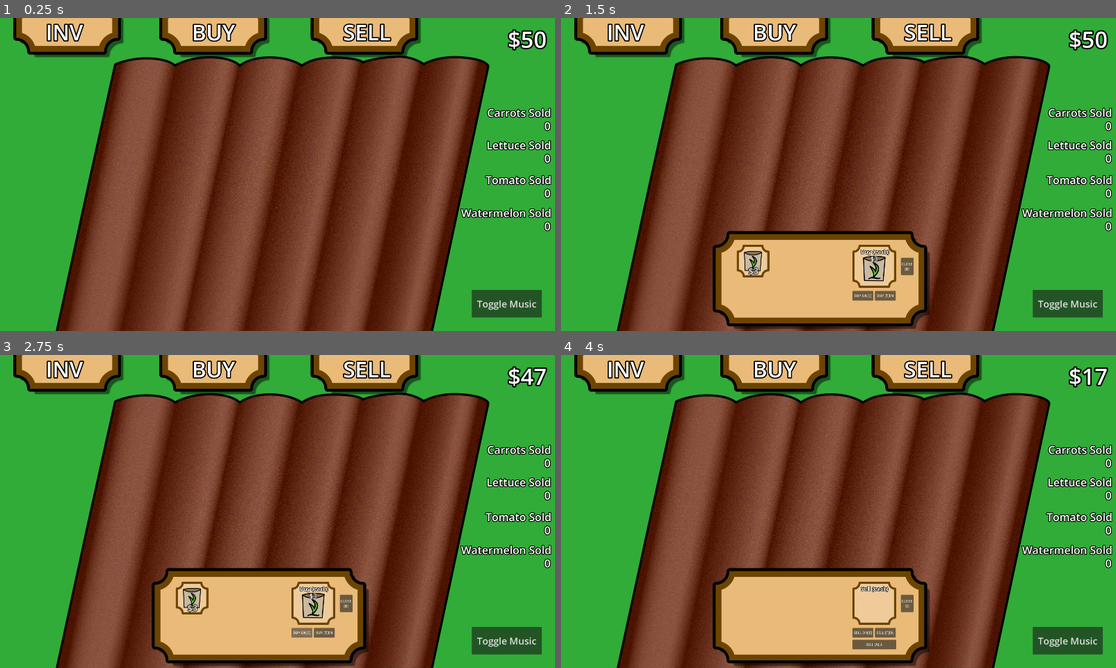
Above: before the commit, frames 1-4 (two rows, left to right).
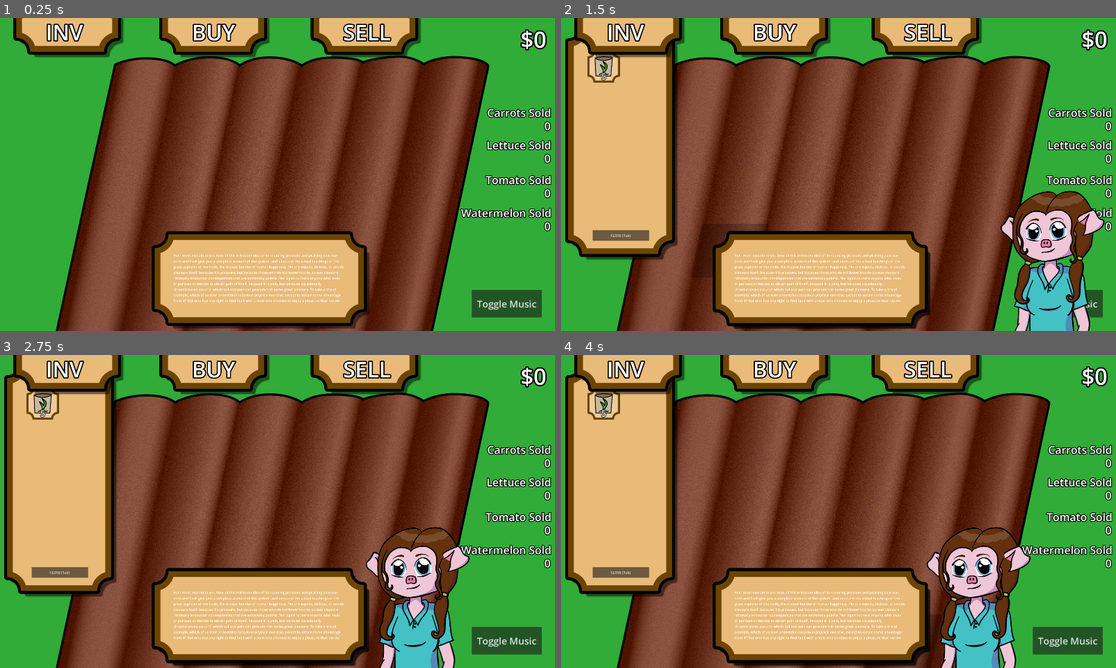
Above: after the commit, the same moments.

Repository: Saryah/oinkjam2026
Game: Godot game, scene res://main.tscn
Two runs of this game, one before a commit and one after it. Both use one fixed random seed, a clock stepped at 60 frames per second and the inputs below. The engine's default icon, where the game draws it, is replaced by a stand-in: a white triangle on a blue panel in a dark square.
Inputs (mouse positions are in pixels of both pictures, inside the frame that each line leads up to):
- Up to frame 1 (0.25 s): no input
- Up to frame 2 (1.5 s): click (771, 33) at 0.5 s; click (755, 262) at 1.25 s
- Up to frame 3 (2.75 s): click "BUY ON[E]" at 2 s
- Up to frame 4 (4 s): click "BUY [T]EN" at 2.75 s; click (927, 370) at 3.5 s

The runs differ from the first frame. In frame 1, 12% of the frame differs, in the area x 27-99%, y 3-100%; in frame 2, 23%, in the area x 0-99%, y 3-100%; in frame 3, 22%; in frame 4, 22%.

Commit message:
imported all sounds and added triggers for buttons, plant and harvest

Diff:
--- a/gamecontroller.gd
+++ b/gamecontroller.gd
@@ -25,8 +25,8 @@
 
 	"lettuce": preload("uid://bdvtr7geaon8a"),
 	"tomato": preload("uid://cib8tng2subt5"),
-	"carrot": preload("uid://dgv8geihryml"), #TODO fix uid
-	"watermelon": preload("uid://bdvtr7geaon8a"), #TODO fix uid
+	"carrot": preload("uid://dgv8geihryml"),
+	"watermelon": preload("uid://ddwy4a7wjysy2"),
 
 }
 
@@ -36,7 +36,7 @@
 @export var inv: Inv
 @export var item: InvItem
 @export var shop_inv: ShopInv
-@export var monies: int = 50
+@export var monies: int = 0
 @export var carrot_sold: int = 0
 @export var lettuce_sold: int = 0
 @export var tomato_sold: int = 0
@@ -99,6 +99,7 @@
 	inv.insert(plant.item)
 	plant.get_parent().remove_child(plant)
 	plant.queue_free()
+	sfx_harvest.playing = true
 
 
 func clear_inv_mode():
@@ -115,25 +116,27 @@
 
 
 func seed_unlock_check():
-	if carrot_sold >= 2 and lettuce_unlocked == false:
+	if carrot_sold >= 20 and lettuce_unlocked == false:
 		shop_inv.shop_insert(seeds_prefabs["lettuce"], 9999999)
 		lettuce_unlocked = true
-		monies -= 0
+		monies -= 75
 		#run cutscene???
-	elif lettuce_sold >= 2 and tomato_unlocked == false:
+	elif lettuce_sold >= 30 and tomato_unlocked == false:
 		shop_inv.shop_insert(seeds_prefabs["tomato"], 9999999)
 		tomato_unlocked = true
-	elif tomato_sold >= 2 and watermelon_unlocked == false:
+		monies -= 250
+		#run cutscene???
+	elif tomato_sold >= 50 and watermelon_unlocked == false:
 		shop_inv.shop_insert(seeds_prefabs["watermelon"], 9999999)
 		watermelon_unlocked = true
+		monies -= 750
+		#run cutscene???
 
 func _on_mute_button_pressed() -> void:
+	sfx_button_click.playing = true
 	if !music_muted:
 		music_muted = true
 		music.volume_linear = 0
 	else:
 		music_muted = false
 		music.volume_linear = 0.65
-
-
-#cutscene_01 ():
--- a/inv_ui.gd
+++ b/inv_ui.gd
@@ -16,6 +16,7 @@
 
 func _process(delta):
 	if Input.is_action_just_pressed("tab"):
+		gc.sfx_button_click.playing = true
 		if is_open:
 			close()
 		else:
@@ -46,10 +47,12 @@
 	gc.clear_inv_mode()
 
 func inv_close_button_pressed() -> void:
+	gc.sfx_button_click.playing = true
 	close()
 
 
 func _on_inv_ui_btn_button_pressed() -> void:
+	gc.sfx_button_click.playing = true
 	if is_open:
 		close()
 	else:
--- a/inv_ui_slot.gd
+++ b/inv_ui_slot.gd
@@ -8,6 +8,8 @@
 @onready var sell_label: Label = $"../../../../shop_sell/NinePatchRect/sell_panel/NinePatchRect/sell_item_label"
 @onready var sell_price_label: Label = $"../../../../shop_sell/NinePatchRect/sell_panel/NinePatchRect/sell_item_price_label"
 @onready var shop_sell: Control = $"../../.."
+@onready var gc: Node2D = $"../../../.."
+
 
 
 func update(slot: InvSlot):
@@ -26,6 +28,7 @@
 
 
 func _on_button_pressed():
+	gc.sfx_button_click.playing = true
 	sell_sprite.texture = item_visual.texture
 	shop_sell.item = _slot.item
 	shop_sell.sell_label.text = amount_text.text
--- a/main.tscn
+++ b/main.tscn
@@ -12,14 +12,102 @@
 [ext_resource type="AudioStream" uid="uid://d3kgusnx0j366" path="res://Sounds/plant/plant-01.mp3" id="9_efxa6"]
 [ext_resource type="AudioStream" uid="uid://j7ssjripm27w" path="res://Sounds/plant/plant-02.mp3" id="10_dg77c"]
 [ext_resource type="AudioStream" uid="uid://dqvwedx73howq" path="res://Sounds/plant/plant-03.mp3" id="11_ycdy4"]
+[ext_resource type="AudioStream" uid="uid://bve03wll15d0o" path="res://Sounds/plant/plant-11.mp3" id="12_4w656"]
 [ext_resource type="AudioStream" uid="uid://i1p5oimgun25" path="res://Sounds/music/PigsGarden.mp3" id="12_dg77c"]
+[ext_resource type="AudioStream" uid="uid://day2k3c447c0w" path="res://Sounds/plant/plant-12.mp3" id="13_e71vb"]
 [ext_resource type="Texture2D" uid="uid://fd15epvvjrk2" path="res://Assets/mc_normal.png" id="13_ycdy4"]
+[ext_resource type="AudioStream" uid="uid://bspyrvwxh8v4i" path="res://Sounds/plant/plant-13.mp3" id="14_rnkwl"]
+[ext_resource type="AudioStream" uid="uid://dpsveh0otqbpm" path="res://Sounds/plant/plant-14.mp3" id="15_vke2r"]
+[ext_resource type="AudioStream" uid="uid://cfkym4tlci1qg" path="res://Sounds/plant/plant-15.mp3" id="16_uit24"]
+[ext_resource type="AudioStream" uid="uid://i0gbooo52rfq" path="res://Sounds/plant/plant-04.mp3" id="18_ruth0"]
+[ext_resource type="AudioStream" uid="uid://cjgb0b7eg4v87" path="res://Sounds/plant/plant-05.mp3" id="19_rm4vd"]
+[ext_resource type="AudioStream" uid="uid://djhhtionj7s1y" path="res://Sounds/plant/plant-06.mp3" id="20_pjyto"]
+[ext_resource type="AudioStream" uid="uid://veorlja7k3q3" path="res://Sounds/plant/plant-07.mp3" id="21_sm6fg"]
+[ext_resource type="AudioStream" uid="uid://bp2muj2elhe3t" path="res://Sounds/plant/plant-08.mp3" id="22_b17eg"]
+[ext_resource type="AudioStream" uid="uid://cois7iys6q2ge" path="res://Sounds/plant/plant-09.mp3" id="23_ntx8l"]
+[ext_resource type="AudioStream" uid="uid://dmfc18wogb8kw" path="res://Sounds/plant/plant-10.mp3" id="24_uatky"]
+[ext_resource type="AudioStream" uid="uid://cy6esd4trxlj6" path="res://Sounds/harvest/harvest-01.mp3" id="25_rqtf5"]
+[ext_resource type="AudioStream" uid="uid://bras8yekv6sp0" path="res://Sounds/harvest/harvest-02.mp3" id="26_1vm84"]
+[ext_resource type="AudioStream" uid="uid://daxg6fnas2ix3" path="res://Sounds/harvest/harvest-11.mp3" id="27_wu3dr"]
+[ext_resource type="AudioStream" uid="uid://dl721guupd5y" path="res://Sounds/harvest/harvest-12.mp3" id="28_cyx1q"]
+[ext_resource type="AudioStream" uid="uid://jaf7fg6n311i" path="res://Sounds/harvest/harvest-13.mp3" id="29_0dhbp"]
+[ext_resource type="AudioStream" uid="uid://cw816v106se4k" path="res://Sounds/harvest/harvest-14.mp3" id="30_jx0wj"]
+[ext_resource type="AudioStream" uid="uid://ch4q80a00r1v0" path="res://Sounds/harvest/harvest-15.mp3" id="31_kkkcx"]
+[ext_resource type="AudioStream" uid="uid://cpvo27yx0kkrt" path="res://Sounds/harvest/harvest-03.mp3" id="32_34ol3"]
+[ext_resource type="AudioStream" uid="uid://bbcoyakcv6e48" path="res://Sounds/harvest/harvest-04.mp3" id="33_c2n8d"]
+[ext_resource type="AudioStream" uid="uid://bvplelkx2duot" path="res://Sounds/harvest/harvest-05.mp3" id="34_wy5fy"]
+[ext_resource type="AudioStream" uid="uid://bf43nudpqfykw" path="res://Sounds/harvest/harvest-06.mp3" id="35_gx4rg"]
+[ext_resource type="AudioStream" uid="uid://d2jpx4je0js05" path="res://Sounds/harvest/harvest-07.mp3" id="36_5dllo"]
+[ext_resource type="AudioStream" uid="uid://cqvxod38pkx8d" path="res://Sounds/harvest/harvest-08.mp3" id="37_phcyf"]
+[ext_resource type="AudioStream" uid="uid://66teqdb1g68d" path="res://Sounds/harvest/harvest-09.mp3" id="38_birbe"]
+[ext_resource type="AudioStream" uid="uid://dmsp7brno25qw" path="res://Sounds/harvest/harvest-10.mp3" id="39_f1p13"]
+[ext_resource type="AudioStream" uid="uid://dvg1fj5ktf857" path="res://Sounds/button/button-01.mp3" id="40_4obbf"]
+[ext_resource type="AudioStream" uid="uid://cjxut5ql3l3e0" path="res://Sounds/button/button-02.mp3" id="41_ovcoh"]
+[ext_resource type="AudioStream" uid="uid://cc5nf1t4akdoi" path="res://Sounds/button/button-11.mp3" id="42_ppx11"]
+[ext_resource type="AudioStream" uid="uid://db12nc4yfo54q" path="res://Sounds/button/button-12.mp3" id="43_1yv1y"]
+[ext_resource type="AudioStream" uid="uid://dypleejutd32n" path="res://Sounds/button/button-13.mp3" id="44_5yh34"]
+[ext_resource type="AudioStream" uid="uid://cnvrh8klnxj75" path="res://Sounds/button/button-14.mp3" id="45_pjuso"]
+[ext_resource type="AudioStream" uid="uid://c6qd0vx22ewu8" path="res://Sounds/button/button-03.mp3" id="46_23xmf"]
+[ext_resource type="AudioStream" uid="uid://02c8dp5lsh8h" path="res://Sounds/button/button-04.mp3" id="47_swlj1"]
+[ext_resource type="AudioStream" uid="uid://tu5rf48aj4t5" path="res://Sounds/button/button-05.mp3" id="48_yysqy"]
+[ext_resource type="AudioStream" uid="uid://ctirufi5ql7hf" path="res://Sounds/button/button-06.mp3" id="49_n5t1e"]
+[ext_resource type="AudioStream" uid="uid://dnascqymlkufg" path="res://Sounds/button/button-07.mp3" id="50_h6isl"]
+[ext_resource type="AudioStream" uid="uid://bgl5atpf1hru0" path="res://Sounds/button/button-08.mp3" id="51_53bls"]
+[ext_resource type="AudioStream" uid="uid://b45imdyxyl8rn" path="res://Sounds/button/button-09.mp3" id="52_lwnsi"]
+[ext_resource type="AudioStream" uid="uid://dlivpvs4rlkki" path="res://Sounds/button/button-10.mp3" id="53_41lik"]
 
 [sub_resource type="AudioStreamRandomizer" id="AudioStreamRandomizer_w48qg"]
-streams_count = 3
+streams_count = 15
 stream_0/stream = ExtResource("9_efxa6")
 stream_1/stream = ExtResource("10_dg77c")
 stream_2/stream = ExtResource("11_ycdy4")
+stream_3/stream = ExtResource("18_ruth0")
+stream_4/stream = ExtResource("19_rm4vd")
+stream_5/stream = ExtResource("20_pjyto")
+stream_6/stream = ExtResource("21_sm6fg")
+stream_7/stream = ExtResource("22_b17eg")
+stream_8/stream = ExtResource("23_ntx8l")
+stream_9/stream = ExtResource("24_uatky")
+stream_10/stream = ExtResource("12_4w656")
+stream_11/stream = ExtResource("13_e71vb")
+stream_12/stream = ExtResource("14_rnkwl")
+stream_13/stream = ExtResource("15_vke2r")
+stream_14/stream = ExtResource("16_uit24")
+
+[sub_resource type="AudioStreamRandomizer" id="AudioStreamRandomizer_jbvwl"]
+streams_count = 15
+stream_0/stream = ExtResource("25_rqtf5")
+stream_1/stream = ExtResource("26_1vm84")
+stream_2/stream = ExtResource("32_34ol3")
+stream_3/stream = ExtResource("33_c2n8d")
+stream_4/stream = ExtResource("34_wy5fy")
+stream_5/stream = ExtResource("35_gx4rg")
+stream_6/stream = ExtResource("36_5dllo")
+stream_7/stream = ExtResource("37_phcyf")
+stream_8/stream = ExtResource("38_birbe")
+stream_9/stream = ExtResource("39_f1p13")
+stream_10/stream = ExtResource("27_wu3dr")
+stream_11/stream = ExtResource("28_cyx1q")
+stream_12/stream = ExtResource("29_0dhbp")
+stream_13/stream = ExtResource("30_jx0wj")
+stream_14/stream = ExtResource("31_kkkcx")
+
+[sub_resource type="AudioStreamRandomizer" id="AudioStreamRandomizer_sn1fb"]
+streams_count = 14
+stream_0/stream = ExtResource("40_4obbf")
+stream_1/stream = ExtResource("41_ovcoh")
+stream_2/stream = ExtResource("46_23xmf")
+stream_3/stream = ExtResource("47_swlj1")
+stream_4/stream = ExtResource("48_yysqy")
+stream_5/stream = ExtResource("49_n5t1e")
+stream_6/stream = ExtResource("50_h6isl")
+stream_7/stream = ExtResource("51_53bls")
+stream_8/stream = ExtResource("52_lwnsi")
+stream_9/stream = ExtResource("53_41lik")
+stream_10/stream = ExtResource("42_ppx11")
+stream_11/stream = ExtResource("43_1yv1y")
+stream_12/stream = ExtResource("44_5yh34")
+stream_13/stream = ExtResource("45_pjuso")
 
 [sub_resource type="Animation" id="Animation_ycdy4"]
 length = 0.001
@@ -801,10 +889,10 @@
 stream = SubResource("AudioStreamRandomizer_w48qg")
 
 [node name="harvest" type="AudioStreamPlayer2D" parent="AudioListener2D" unique_id=1452352187]
-stream = ExtResource("9_efxa6")
+stream = SubResource("AudioStreamRandomizer_jbvwl")
 
 [node name="button_click" type="AudioStreamPlayer2D" parent="AudioListener2D" unique_id=386404780]
-stream = ExtResource("9_efxa6")
+stream = SubResource("AudioStreamRandomizer_sn1fb")
 
 [node name="music" type="AudioStreamPlayer2D" parent="AudioListener2D" unique_id=1860076349]
 stream = ExtResource("12_dg77c")
@@ -826,13 +914,11 @@
 libraries/ = SubResource("AnimationLibrary_vivmo")
 
 [node name="McNormal" type="Sprite2D" parent="cutscene01/AnimationPlayer" unique_id=1475220445]
-visible = false
 position = Vector2(1567, 433.99997)
 scale = Vector2(0.73301524, 0.7330154)
 texture = ExtResource("13_ycdy4")
 
 [node name="NinePatchRect" type="NinePatchRect" parent="cutscene01/AnimationPlayer" unique_id=1869980524]
-visible = false
 offset_left = -576.0
 offset_top = 261.0
 offset_right = 445.0
@@ -844,7 +930,6 @@
 patch_margin_bottom = 130
 
 [node name="MarginContainer" type="MarginContainer" parent="cutscene01/AnimationPlayer/NinePatchRect" unique_id=1717213637]
-visible = false
 layout_mode = 1
 anchors_preset = 15
 anchor_right = 1.0
@@ -859,7 +944,6 @@
 theme_override_constants/margin_bottom = 100
 
 [node name="Label" type="Label" parent="cutscene01/AnimationPlayer/NinePatchRect/MarginContainer" unique_id=1323023841]
-visible = false
 layout_mode = 2
 size_flags_horizontal = 3
 size_flags_vertical = 1
--- a/plantablespot.gd
+++ b/plantablespot.gd
@@ -33,7 +33,7 @@
 
 func _on_input_event(viewport: Node, event: InputEvent, shape_idx: int) -> void:
 	if event is InputEventMouseButton and event.button_index == MOUSE_BUTTON_LEFT and event.pressed:
-		#This is what happens when you click a plantable spot
+		gc.sfx_button_click.playing = true
 		if marker.get_child_count() == 0:
 			if gc.plantable_marker:
 				gc.clear_inv_mode()
--- a/shop_buy.gd
+++ b/shop_buy.gd
@@ -25,20 +25,12 @@
 
 func _input(event):
 	if Input.is_action_just_pressed("b"):
+		gc.sfx_button_click.playing = true
 		if shop_buy_is_open:
 			close()
 		else:
 			shop_sell.close()
 			open()
-
-func _shortcut_one(event):
-	if Input.is_action_just_pressed("e") and shop_buy_is_open == true:
-		_on_buy_one_button_pressed()
-
-func _shortcut_ten(event):
-	if Input.is_action_just_pressed("t") and shop_buy_is_open == true:
-		_on_buy_ten_button_pressed()
-
 
 func update_slots():
 	for i in range(min(shop_inv.shop_slots.size(), shop_slots.size())):
@@ -61,10 +53,12 @@
 
 
 func shop_close_button_pressed() -> void:
+	gc.sfx_button_click.playing = true
 	close()
 
 
 func _on_buy_one_button_pressed() -> void:
+	gc.sfx_button_click.playing = true
 	if item and (gc.monies - item.buy_price) >= 0:
 		gc.buy_item(1)
 		gc.update_monies()
@@ -72,12 +66,14 @@
 
 
 func _on_buy_ten_button_pressed() -> void:
+	gc.sfx_button_click.playing = true
 	if item and (gc.monies - (item.buy_price * 10)) >= 0:
 		gc.buy_item(10)
 		gc.update_monies()
 
 
 func _on_buy_ui_button_pressed() -> void:
+	gc.sfx_button_click.playing = true
 	if shop_buy_is_open:
 		close()
 	else:
--- a/shop_buy_slot.gd
+++ b/shop_buy_slot.gd
@@ -7,6 +7,7 @@
 @onready var buy_panel_sprite: Sprite2D = $"../../buy_panel/NinePatchRect/buy_item_sprite"
 @onready var panel_price_label: Label = $"../../buy_panel/NinePatchRect/buy_item_price_label"
 @onready var item_price_label: Label = $CenterContainer/Panel/buy_item_price_label
+@onready var gc: Node2D = $"../../../.."
 
 
 func update(slot: InvSlot):
@@ -23,8 +24,8 @@
 		item_price_label.text = "$" + str(_slot.item.buy_price)
 
 
-
 func _on_button_pressed():
+	gc.sfx_button_click.playing = true
 	shop_buy.item = _slot.item
 	buy_panel_sprite.texture = item_visual.texture
 	panel_price_label.text = str(item_price_label.text)
--- a/shop_sell.gd
+++ b/shop_sell.gd
@@ -28,6 +28,7 @@
 
 func _input(event):
 	if Input.is_action_just_pressed("s"):
+		gc.sfx_button_click.playing = true
 		if shop_sell_is_open:
 			close()
 		else:
@@ -56,6 +57,7 @@
 
 
 func inv_close_button_pressed() -> void:
+	gc.sfx_button_click.playing = true
 	close()
 
 
@@ -68,6 +70,7 @@
 
 
 func _on_sell_one_button_pressed() -> void:
+	gc.sfx_button_click.playing = true
 	if item:
 		if item.name == "carrot":
 			gc.carrot_sold += 1
@@ -85,6 +88,7 @@
 
 
 func _on_sell_ten_button_pressed() -> void:
+	gc.sfx_button_click.playing = true
 	if item:
 		if item.name == "carrot":
 			gc.carrot_sold += clamp(inv.count(item), 0, 10)
@@ -101,6 +105,7 @@
 		gc.update_monies()
 
 func _on_sell_all_button_pressed() -> void:
+	gc.sfx_button_click.playing = true
 	if item:
 		if item.name == "carrot":
 			gc.carrot_sold += inv.count(item)
@@ -118,8 +123,9 @@
 
 
 func _on_sell_ui_button_pressed() -> void:
-		if shop_sell_is_open:
-			close()
-		else:
-			shop_buy.close()
-			open()
+	gc.sfx_button_click.playing = true
+	if shop_sell_is_open:
+		close()
+	else:
+		shop_buy.close()
+		open()
Not shown, changed: export_presets.cfg
Not shown, changed: builds/web/index.html
